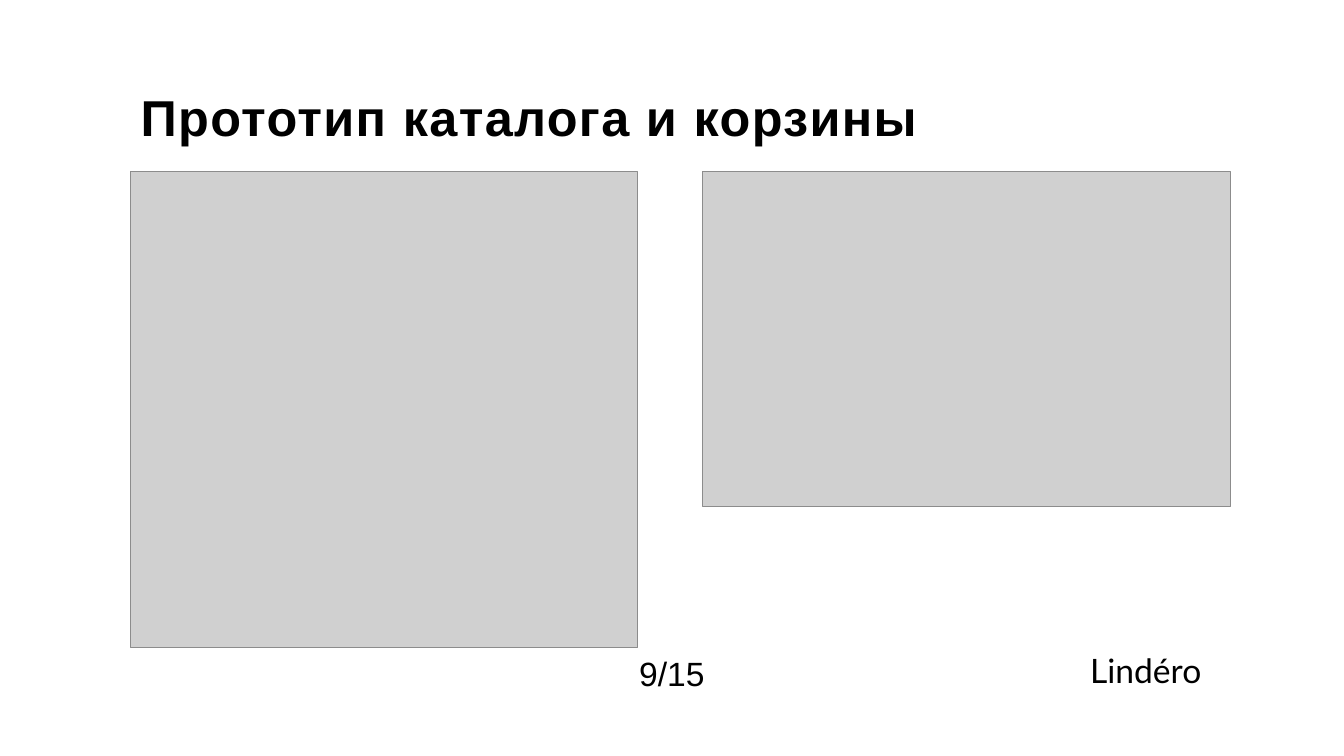
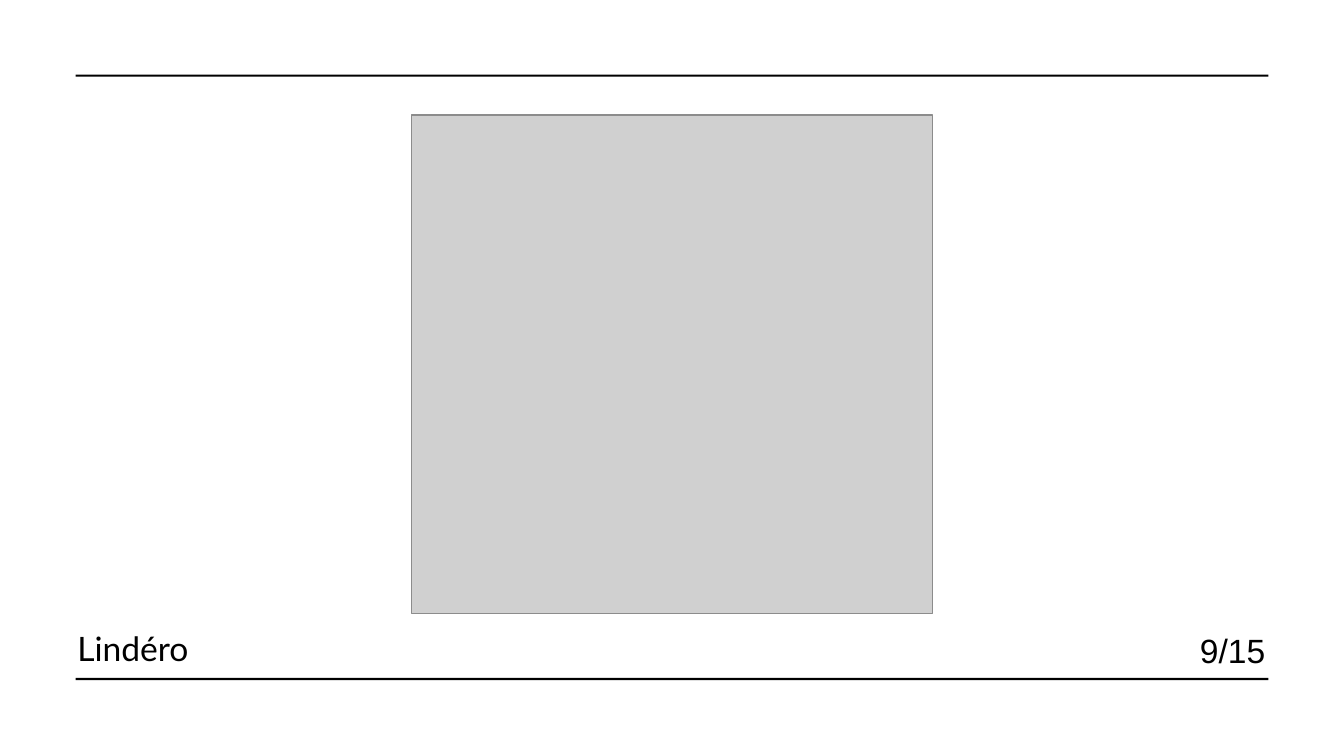
Before and after one commit to raiden-20/online_gallery, a slide deck: slide 9 of Документация/Презентация/Презентация.pptx. Drawn at 1344x756 pixels with LibreOffice and Linux fonts; fonts in the diff are those of the drawing; grey boxes stand for pictures. Boxes give left, top, right and bottom in pixels: in the first picture for what was removed or moved away, otherwise in the second. Text is boxed around its words. In the diff, an @@ line names an element or a change of style, - is before the commit and + after.

```diff
--- a/Документация/Презентация/Презентация.pptx
+++ b/Документация/Презентация/Презентация.pptx
@@ line added from (76, 76) to (1268, 76), #000000 1.5 pt @@
@@ title removed at [141, 101, 917, 146] @@
-Прототип каталога и корзины
@@ picture added at [412, 115, 933, 614] @@
@@ picture removed at [131, 171, 638, 647] @@
@@ picture removed at [703, 171, 1231, 506] @@
@@ text "9/15": place and size @@
-text "9/15" at [639, 661, 704, 687]
+text "9/15" at [1200, 638, 1265, 664]
@@ text "Lindéro": place and size @@
-text "Lindéro" at [1090, 658, 1201, 684]
+text "Lindéro" at [77, 636, 188, 662]
@@ line added from (76, 680) to (1268, 680), #000000 1.5 pt @@
```
Also in this commit, not shown: 12 other slides changed, 2 slides added, 2 slides removed, 1 other file.
